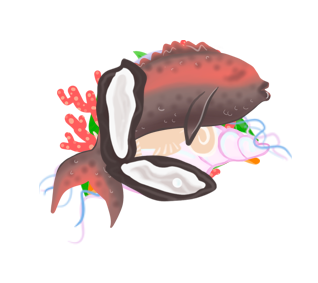
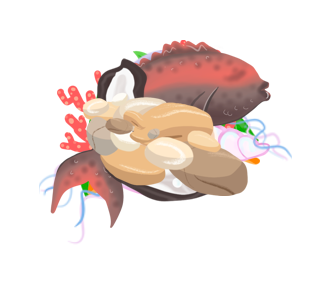
Layer changes from the first (318, 283) image to the second:
painted on "fish" over (82, 92, 248, 196)
painted on "conch" over (82, 92, 248, 196)
painted on "coral" over (82, 92, 248, 196)